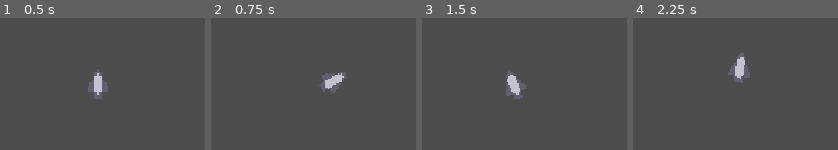
Above: before the commit, frames 1-4 (left to right).
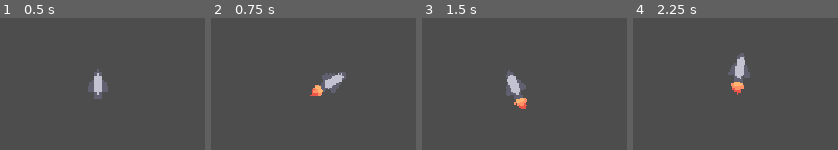
Above: after the commit, the same moments.

Repository: RedNinja17/8bitgamejam2026
Game: Godot game, scene res://scenes/game.tscn
The game is run twice, just before and just after one commit, with the same random seed, the same clock (stepped at 60 frames per second) and the same inputs.
Inputs (mouse positions are in pixels of both pictures, inside the frame that each line leads up to):
- Up to frame 1 (0.5 s): no input
- Up to frame 2 (0.75 s): tap Enter at 0.5 s; move the mouse to (outside the picture) at 0.52 s; press the mouse at (outside the picture) at 0.53 s
- Up to frame 3 (1.5 s): move the mouse to (outside the picture) at 1.27 s; release the mouse at (outside the picture) at 1.28 s; click (outside the picture) at 1.35 s
- Up to frame 4 (2.25 s): move the mouse to (outside the picture) at 2.02 s; press the mouse at (outside the picture) at 2.03 s

Frame 1 is identical in both runs. In frame 2, 0.4% of the frame differs, in the area x 48-55%, y 50-60%; in frame 3, 0.4%; in frame 4, 0.4%, in the area x 47-55%, y 48-59%.

Commit message:
Added moving animation

Diff:
--- a/space-game/scenes/player.tscn
+++ b/space-game/scenes/player.tscn
@@ -1,6 +1,7 @@
 [gd_scene format=3 uid="uid://boroy78orm47v"]
 
 [ext_resource type="Texture2D" uid="uid://mvidpmnk3xq3" path="res://assets/sprites/small ship.png" id="1_3vyb7"]
+[ext_resource type="Texture2D" uid="uid://dmcghq4qd8hco" path="res://assets/sprites/small ship with fire.png" id="2_g2els"]
 
 [sub_resource type="GDScript" id="GDScript_qhqgy"]
 script/source = "extends CharacterBody2D
@@ -34,6 +35,14 @@
 atlas = ExtResource("1_3vyb7")
 region = Rect2(0, 0, 16, 16)
 
+[sub_resource type="AtlasTexture" id="AtlasTexture_qhqgy"]
+atlas = ExtResource("2_g2els")
+region = Rect2(0, 0, 32, 32)
+
+[sub_resource type="AtlasTexture" id="AtlasTexture_dqkch"]
+atlas = ExtResource("2_g2els")
+region = Rect2(32, 0, 32, 32)
+
 [sub_resource type="SpriteFrames" id="SpriteFrames_rvrwu"]
 animations = [{
 "frames": [{
@@ -41,7 +50,18 @@
 "texture": SubResource("AtlasTexture_g2els")
 }],
 "loop": 1,
-"name": &"default",
+"name": &"idle",
+"speed": 5.0
+}, {
+"frames": [{
+"duration": 1.0,
+"texture": SubResource("AtlasTexture_qhqgy")
+}, {
+"duration": 1.0,
+"texture": SubResource("AtlasTexture_dqkch")
+}],
+"loop": 1,
+"name": &"moving",
 "speed": 5.0
 }]
 
@@ -54,7 +74,8 @@
 [node name="AnimatedSprite2D" type="AnimatedSprite2D" parent="." unique_id=1275950040]
 texture_filter = 1
 sprite_frames = SubResource("SpriteFrames_rvrwu")
-autoplay = "default"
+animation = &"moving"
+autoplay = "idle"
 
 [node name="CollisionShape2D" type="CollisionShape2D" parent="." unique_id=1186358219]
 position = Vector2(0, -1)
--- a/space-game/scripts/player.gd
+++ b/space-game/scripts/player.gd
@@ -13,13 +13,19 @@
 
 func _physics_process(delta: float) -> void:
 	var dist = global_position.distance_to(target)
+
 	if dist > 3.0:
 		var direction = global_position.direction_to(target)
 		speed = min(speed + MAX_SPEED * (delta * 2.0), MAX_SPEED)
+
+		$AnimatedSprite2D.play("moving")
+
 		var step = min(speed * delta, dist)
+
 		velocity = direction * (step / delta)
 		rotation = lerp_angle(rotation, velocity.angle() + PI/2, TURN_SPEED * delta)
 		move_and_slide()
 	else:
 		velocity = Vector2.ZERO
+		$AnimatedSprite2D.play("idle")
 		speed = 0.0
Binary file added: space-game/assets/sprites/small ship with fire.png
Not shown, added: space-game/assets/sprites/small ship with fire.png.import
